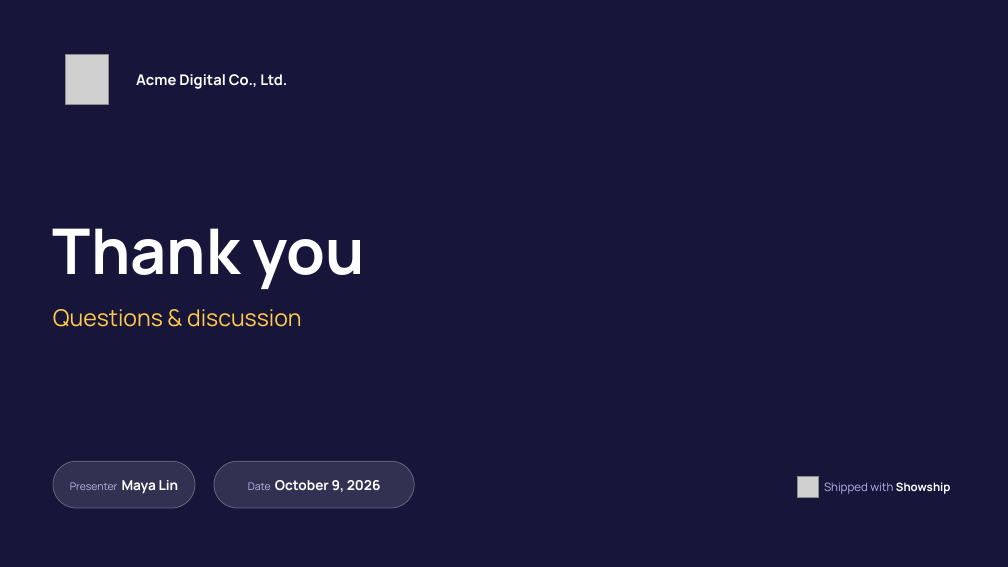
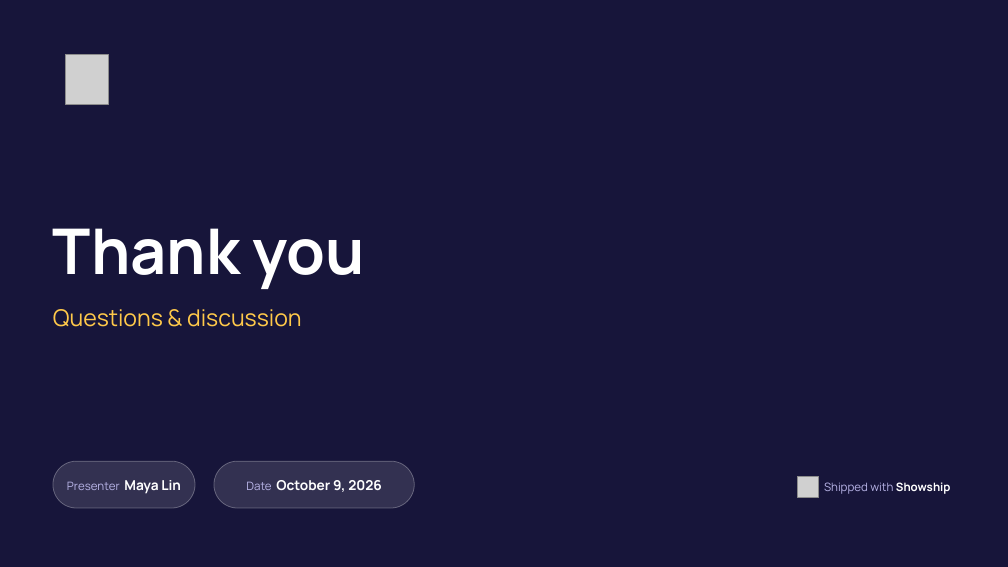
Before and after one commit to Soe-Moe/showship, a slide deck: slide 11 of docs/example-deck-showship.pptx. Drawn at 1008x567 pixels with LibreOffice and Linux fonts; fonts in the diff are those of the drawing; grey boxes stand for pictures; background and template pictures are left out. Boxes give left, top, right and bottom in pixels: in the first picture for what was removed or moved away, otherwise in the second. Text is boxed around its words. In the diff, an @@ line names an element or a change of style, - is before the commit and + after.

Commit message:
0.1.0-beta.10: deck layout checks, design rules, refreshed previews
- check_deck.js renders the deck and flags text near the edges or colliding
- lint_report.js enforces per-field text length limits
- design_rules.md: design rules for templates and decks
- timeline edge overflow, hollow attention cards, small text, tracked uppercase labels fixed
- make_previews.js regenerates docs images and example decks

```diff
--- a/docs/example-deck-showship.pptx
+++ b/docs/example-deck-showship.pptx
@@ text removed at <box>136,74,287,89</box> @@
-Acme Digital Co., Ltd.
@@ text "Presenter Maya Lin" at <box>67,480,181,494</box>: size 10 to 11 pt in "Presenter" @@
@@ text "Date October 9, 2026" at <box>246,480,382,492</box>: size 10 to 11 pt in "Date" @@
```
Also in this commit, not shown: 10 other slides changed, 30 other files.
